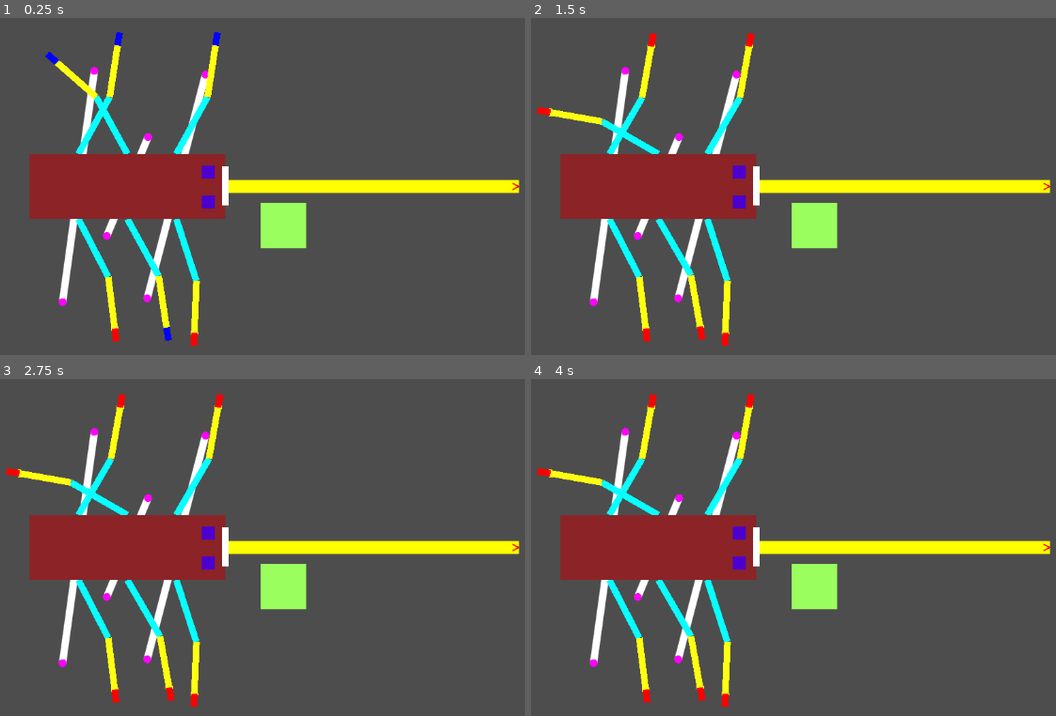
Above: before the commit, frames 1-4 (two rows, left to right).
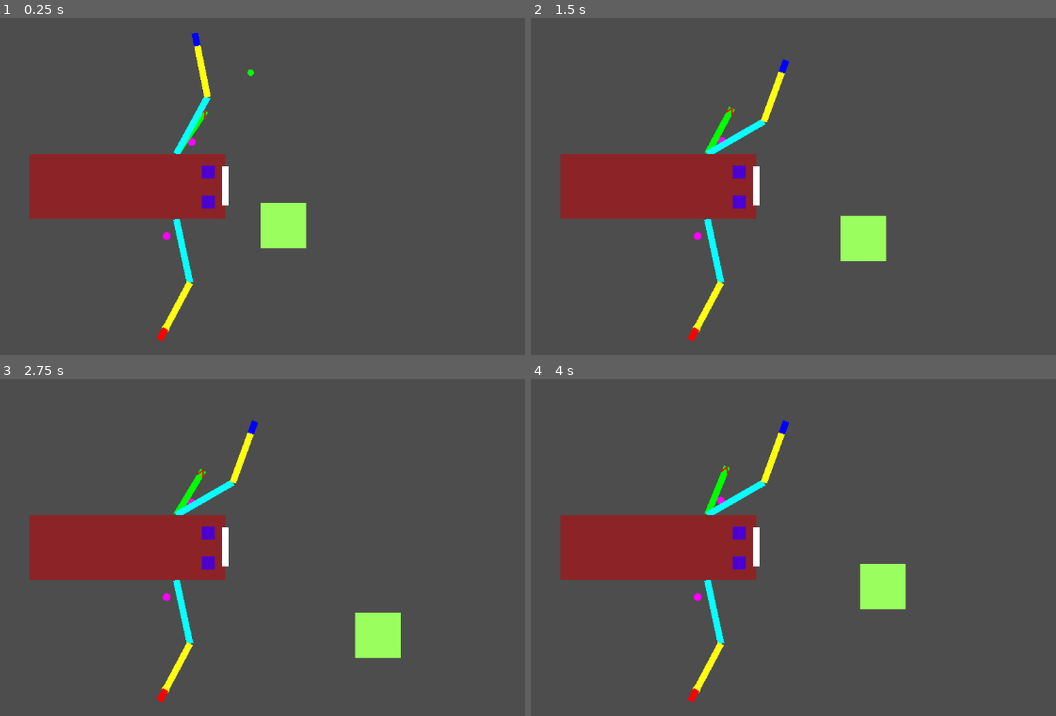
Above: after the commit, the same moments.

Repository: FrickHazard/silver-giggle
Game: Godot game, scene res://WIP_Scenes/bug.tscn
The game is run twice, just before and just after one commit, with the same random seed, the same clock (stepped at 60 frames per second) and the same inputs. This scene is started directly instead of the project's main scene.
Inputs (mouse positions are in pixels of both pictures, inside the frame that each line leads up to):
- Up to frame 1 (0.25 s): no input
- Up to frame 2 (1.5 s): move the mouse to (867, 166) at 0.52 s; hold Right (ui_right) 0.53-1.28 s; click (867, 166) at 0.67 s; move the mouse to (552, 206) at 1.27 s; hold Down (ui_down) from 1.28 s (still down); click (552, 206) at 1.42 s
- Up to frame 3 (2.75 s): move the mouse to (246, 453) at 2.02 s; release Down (ui_down) at 2.03 s; hold Right (ui_right) from 2.03 s (still down); click (246, 453) at 2.17 s
- Up to frame 4 (4 s): move the mouse to (662, 631) at 2.77 s; release Right (ui_right) at 2.78 s; hold Up (ui_up) 2.78-3.53 s; click (662, 631) at 2.92 s; move the mouse to (924, 611) at 3.52 s; hold Left (ui_left) from 3.53 s (still down); click (924, 611) at 3.67 s

The runs differ from the first frame. In frame 1, 7.1% of the frame differs, in the area x 8-99%, y 4-98%; in frame 2, 10%; in frame 3, 10%; in frame 4, 10%, in the area x 1-99%, y 4-98%.

Commit message:
Bunch of changes

Diff:
--- a/WIP_Scenes/Leg.gd
+++ b/WIP_Scenes/Leg.gd
@@ -2,21 +2,26 @@
 
 class_name SegmentLeg
 
-var EPS = 0.01
+var EPS = 10
 
 # Arm lengths
 @export var l1 = 100.0  # Length of the first segment (upper arm)
 @export var l2 = 80.0   # Length of the second segment (forearm)
 
 # Joint constraints in radians
-@export var shoulder_min = deg_to_rad(-30.0) # fowrard angle limit
-@export var shoulder_max = deg_to_rad(60.0) # backward angle limit
+@export var shoulder_min = deg_to_rad(-60.0) # fowrard angle limit
+@export var shoulder_max = deg_to_rad(30.0) # backward angle limit
 
-@export var elbow_min = deg_to_rad(-20.0)       # 0 degrees (straight arm)
-@export var elbow_max = deg_to_rad(20.0)     # 135 degrees bent
+@export var elbow_min = deg_to_rad(-40.0)       # 0 degrees (straight arm)
+@export var elbow_max = deg_to_rad(40.0)     # 135 degrees bent
 
 @export var shoulder_rotate_speed = 2
 @export var elbow_rotate_speed = 3
+
+@export var muscle_strength = 16
+
+var should_grab = false
+
 # Target to reach (set this to a position in your scene)
 var target_pos = null
 var is_grabbing: bool = false
@@ -27,11 +32,38 @@
 func _ready() -> void:
 	pass # Replace with function body.
 
+func draw_vector_head(start: Vector2, end: Vector2, arrow_size=10, arrow_width =5):
+	var direction = (end - start).normalized()
+	var perpendicular = Vector2(-direction.y, direction.x)
+
+	# Calculate the two points for the arrowhead lines
+	var arrow_point1 = end - (direction * arrow_size) + (perpendicular * arrow_width)
+	var arrow_point2 = end - (direction * arrow_size) - (perpendicular * arrow_width)
+
+	# Draw the arrowhead
+	draw_line(end, arrow_point1, Color(1, 0, 0), 2)  # Left side of arrow
+	draw_line(end, arrow_point2, Color(1, 0, 0), 2)  # Right side of arrow
+
+func draw_vector(start: Vector2, end: Vector2, color: Color = Color(1, 0, 0), width: float = 6, arrow_size: float =10, arrow_width: float =5):
+	# Draw the vector (main line)
+	draw_line(start, end, color, width)  # Red vector line
+
+	# Draw the vector head (arrow)
+	draw_vector_head(start, end, arrow_size, arrow_width)
+
+var vecs_to_draw = []
+var circle_buf = []
 func _draw() ->void:
-	draw_circle(to_local(target_pos), 6, Color(1, 0, 1))
+	if target_pos:
+		draw_circle(to_local(target_pos), 6, Color(1, 0, 1))
 	if grabbed_pos:
 		draw_circle(to_local(grabbed_pos), 6, Color(1, 1, 0))
-	pass
+	for c in circle_buf:
+		draw_circle(to_local(c[0]), c[1], c[2])
+	circle_buf = []
+	for vec in vecs_to_draw:
+		draw_vector(to_local(vec[0]), to_local(vec[1]), vec[2], vec[3])
+	vecs_to_draw = []
 
 func _process(delta):
 	if target_pos == null:
@@ -47,6 +79,8 @@
 		var angle2 = ik_result[1]
 		var actual_target = to_global(ik_result[2])
 
+		circle_buf.push_back([actual_target, 5, Color(0, 1, 0)])
+
 		# If we are grabbing then we assume external forces are rotating our joints freely
 		var grab_speed_modifier = 10000 if is_grabbing else 1
 
@@ -57,13 +91,39 @@
 		var p = grabbed_pos if grabbed_pos != null else actual_target
 
 		if p.distance_to($Femur/Tibia/Hand.global_position) < EPS:
-			is_grabbing = true
-			grabbed_pos = actual_target
+			if should_grab and not is_grabbing:
+				is_grabbing = true
+				grabbed_pos = actual_target
 		else:
 			is_grabbing = false
 			grabbed_pos = null
 
 		$Femur/Tibia/Hand.color = Color(1, 0, 0) if is_grabbing else Color(0, 0, 1)
+
+# Calculate where to place leg for direction of movement
+func set_ik_leg_target_for_step(global_target: Vector2):
+	var forward = Vector2.DOWN.rotated(global_rotation)
+	var leg_dir = Vector2.RIGHT.rotated(global_rotation)
+
+	var tangent = (global_target - global_position).normalized()
+	var normal1 = Vector2(tangent.y, -tangent.x)
+	var normal2 = normal1 * -1
+
+	var normal = normal1 if normal1.dot(leg_dir) > normal2.dot(leg_dir) else normal2
+
+	vecs_to_draw.push_back([global_position, global_position + normal * 80, Color(0, 1, 0), 10])
+	target_pos = global_position + (normal * 100 + forward * 50).normalized() * 30
+
+
+func get_force_dir():
+
+	var leg_right = (Vector2.UP * scale).rotated($Femur.global_rotation)
+
+	#var leg_tangent = (global_position - $Femur/Tibia.global_position).normalized()
+	#var normal1 = Vector2(leg_tangent.y, -leg_tangent.x)
+	#var normal2 = normal1 * -1
+	#var normal = normal1 if normal1.dot(leg_tangent) > normal2.dot(leg_tangent) else normal2
+	return leg_right
 
 # Inverse Kinematics Solver (2D two-segment arm)
 func solve_ik(base_pos: Vector2, target: Vector2, length1: float, length2: float) -> Array:
--- /dev/null
+++ b/WIP_Scenes/always_up.gd
@@ -0,0 +1,11 @@
+extends Camera2D
+
+
+# Called when the node enters the scene tree for the first time.
+func _ready() -> void:
+	pass # Replace with function body.
+
+
+# Called every frame. 'delta' is the elapsed time since the previous frame.
+func _process(delta: float) -> void:
+	global_rotation = 0
--- a/WIP_Scenes/bug.tscn
+++ b/WIP_Scenes/bug.tscn
@@ -1,15 +1,23 @@
-[gd_scene load_steps=4 format=3 uid="uid://duuv0jmitprcq"]
+[gd_scene load_steps=6 format=3 uid="uid://duuv0jmitprcq"]
 
+[ext_resource type="Script" path="res://WIP_Scenes/segment.gd" id="1_blear"]
+[ext_resource type="Script" path="res://WIP_Scenes/target.gd" id="1_lnskg"]
 [ext_resource type="Script" path="res://WIP_Scenes/Leg.gd" id="3_1kmad"]
-[ext_resource type="Script" path="res://WIP_Scenes/Segment.gd" id="4_8gklw"]
+[ext_resource type="Script" path="res://WIP_Scenes/always_up.gd" id="4_3byu1"]
 
 [sub_resource type="RectangleShape2D" id="RectangleShape2D_lk0lu"]
 size = Vector2(300, 100)
 
 [node name="Bug" type="Node2D"]
 
+[node name="Camera2D" type="Camera2D" parent="."]
+position = Vector2(65, 0)
+script = ExtResource("4_3byu1")
+
 [node name="Target" type="Node2D" parent="."]
 position = Vector2(239, 60)
+script = ExtResource("1_lnskg")
+speed = 100
 
 [node name="Polygon2D" type="Polygon2D" parent="Target"]
 scale = Vector2(35, 35)
@@ -20,17 +28,17 @@
 
 [node name="Segment1" type="RigidBody2D" parent="Bug" node_paths=PackedStringArray("target", "legs")]
 gravity_scale = 0.0
-script = ExtResource("4_8gklw")
+script = ExtResource("1_blear")
 target = NodePath("../../Target")
-legs = [NodePath("CollisionShape2D/RightLeg"), NodePath("CollisionShape2D/LeftLeg"), NodePath("CollisionShape2D/LeftLeg2"), NodePath("CollisionShape2D/RightLeg2"), NodePath("CollisionShape2D/LeftLeg3"), NodePath("CollisionShape2D/RightLeg3")]
+legs = [NodePath("CollisionShape2D/LeftLeg"), NodePath("CollisionShape2D/RightLeg")]
 
 [node name="CollisionShape2D" type="CollisionShape2D" parent="Bug/Segment1"]
 shape = SubResource("RectangleShape2D_lk0lu")
 
 [node name="LeftLeg" type="Polygon2D" parent="Bug/Segment1/CollisionShape2D"]
-position = Vector2(0, -50)
-rotation = 1.5708
-scale = Vector2(-1, 1)
+position = Vector2(75, -50)
+rotation = -1.57079
+scale = Vector2(1, -1)
 color = Color(0.070478, 0.21136, 0.24672, 1)
 script = ExtResource("3_1kmad")
 
@@ -49,7 +57,7 @@
 polygon = PackedVector2Array(0, -5, 0, 5, 20, 5, 20, -5)
 
 [node name="RightLeg" type="Polygon2D" parent="Bug/Segment1/CollisionShape2D"]
-position = Vector2(0, 50)
+position = Vector2(75, 50)
 rotation = 1.5708
 script = ExtResource("3_1kmad")
 
@@ -68,7 +76,8 @@
 polygon = PackedVector2Array(0, -5, 0, 5, 20, 5, 20, -5)
 
 [node name="LeftLeg2" type="Polygon2D" parent="Bug/Segment1/CollisionShape2D"]
-position = Vector2(75, -50)
+visible = false
+position = Vector2(0, -50)
 rotation = 1.5708
 scale = Vector2(-1, 1)
 color = Color(0.070478, 0.21136, 0.24672, 1)
@@ -89,7 +98,8 @@
 polygon = PackedVector2Array(0, -5, 0, 5, 20, 5, 20, -5)
 
 [node name="RightLeg2" type="Polygon2D" parent="Bug/Segment1/CollisionShape2D"]
-position = Vector2(75, 50)
+visible = false
+position = Vector2(0, 50)
 rotation = 1.5708
 script = ExtResource("3_1kmad")
 
@@ -108,6 +118,7 @@
 polygon = PackedVector2Array(0, -5, 0, 5, 20, 5, 20, -5)
 
 [node name="LeftLeg3" type="Polygon2D" parent="Bug/Segment1/CollisionShape2D"]
+visible = false
 position = Vector2(-75, -50)
 rotation = 1.5708
 scale = Vector2(-1, 1)
@@ -129,6 +140,7 @@
 polygon = PackedVector2Array(0, -5, 0, 5, 20, 5, 20, -5)
 
 [node name="RightLeg3" type="Polygon2D" parent="Bug/Segment1/CollisionShape2D"]
+visible = false
 position = Vector2(-75, 50)
 rotation = 1.5708
 script = ExtResource("3_1kmad")
@@ -146,9 +158,6 @@
 position = Vector2(80, 0.001)
 color = Color(0.258824, 1, 0.176471, 1)
 polygon = PackedVector2Array(0, -5, 0, 5, 20, 5, 20, -5)
-
-[node name="Camera2D" type="Camera2D" parent="Bug/Segment1"]
-position = Vector2(65, 0)
 
 [node name="BodyVisual" type="Polygon2D" parent="Bug/Segment1"]
 scale = Vector2(15, 5)
@@ -169,8 +178,3 @@
 position = Vector2(150, -1)
 scale = Vector2(0.5, 3)
 polygon = PackedVector2Array(-10, -10, 10, -10, 10, 10, -10, 10)
-
-[node name="joint_1_to_2" type="PinJoint2D" parent="."]
-node_a = NodePath("../Bug/Segment1")
-
-[node name="joint_2_to_3" type="PinJoint2D" parent="."]
--- a/WIP_Scenes/segment.gd
+++ b/WIP_Scenes/segment.gd
@@ -6,7 +6,7 @@
 
 @export var legs : Array[SegmentLeg] = [];
 
-@export var leg_grab_abandon_angle = deg_to_rad(80)
+@export var leg_grab_abandon_angle = deg_to_rad(140)
 
 
 func draw_vector_head(start: Vector2, end: Vector2, arrow_size=10, arrow_width =5):
@@ -28,68 +28,79 @@
 	# Draw the vector head (arrow)
 	draw_vector_head(start, end, arrow_size, arrow_width)
 
+var is_set_1_grabbing = true
+var set_1_legs = [0]
+var set_2_legs = [1]
+
 # Called when the node enters the scene tree for the first time.
 func _ready() -> void:
-	pass # Replace with function body.
+	if is_set_1_grabbing:
+		legs[0].should_grab = true
+	else:
+		legs[1].should_grab = true
 
 
 var vecs_to_draw = []
 func _draw():
-	draw_vector(Vector2(0,0), Vector2(600, 0), Color(1, 1, 0), 20)
-	var leg_groups = [
-		[legs[0], legs[1]],
-		[legs[2], legs[3]],
-		[legs[4], legs[5]]
-	]
-	for leg_g in leg_groups:
-		if leg_g[0].target_pos and leg_g[1].target_pos:
-			draw_line(to_local(leg_g[0].target_pos), to_local(leg_g[1].target_pos), Color(1,1,1), 10, true)
+	#draw_vector(Vector2(0,0), Vector2(600, 0), Color(1, 1, 0), 20)
+	#var leg_groups = [
+		#[legs[0], legs[1]],
+		#[legs[2], legs[3]],
+		#[legs[4], legs[5]]
+	#]
+	#for leg_g in leg_groups:
+		#if leg_g[0].target_pos and leg_g[1].target_pos:
+			#draw_line(to_local(leg_g[0].target_pos), to_local(leg_g[1].target_pos), Color(1,1,1), 10, true)
 
 	for vec in vecs_to_draw:
-		draw_vector(vec[0], vec[1], vec[2], vec[3])
+		draw_vector(to_local(vec[0]), to_local(vec[1]), vec[2], vec[3])
 	vecs_to_draw = []
 
 # Called every frame. 'delta' is the elapsed time since the previous frame.
 func _physics_process(delta: float) -> void:
 	queue_redraw()
+
+	linear_velocity *= (0.9);
+
 	var direction_to_target = (target.global_position - global_position).normalized()
 
+	for leg_index in (set_1_legs if is_set_1_grabbing else set_2_legs):
+		if !legs[leg_index].is_grabbing:
+			is_set_1_grabbing = !is_set_1_grabbing
+			if is_set_1_grabbing:
+				legs[0].should_grab = true
+				legs[1].should_grab = false
+			else:
+				legs[0].should_grab = false
+				legs[1].should_grab = true
+
+	#for leg in legs:
+		#if leg.is_grabbing and leg.should_grab:
+			#var dir_F = (legs[0].global_position - legs[0].get_node("./Femur/Tibia").global_position).normalized()
+			#dir_F = Vector2(dir_F.y, -dir_F.x)
+			#if dir_F.angle_to(direction_to_target) > leg_grab_abandon_angle:
+				#leg.is_grabbing = false
+
+
 	for leg in legs:
-		if leg.is_grabbing:
-			var dir_F = (legs[0].global_position - legs[0].get_node("./Femur/Tibia").global_position).normalized()
-			dir_F = Vector2(-dir_F.y, dir_F.x)
-			if dir_F.angle_to(direction_to_target) > leg_grab_abandon_angle:
-				leg.is_grabbing = false
-
-	var leg_groups = [
-		[legs[0], legs[1]],
-		[legs[2], legs[3]],
-		[legs[4], legs[5]]
-	]
-
-	for leg_g in leg_groups:
-		var leg1 = leg_g[0]
-		var leg2 = leg_g[1]
-		var segment_c =  (leg1.global_position + leg2.global_position)/2
-		var target_to_leg = (target.global_position  - segment_c).normalized()
-		var cros = Vector2(-target_to_leg.y, target_to_leg.x)
-		leg1.target_pos = leg1.global_position + cros * 130  * -1
-		leg2.target_pos = leg2.global_position + cros * 130 * 1
+		if !leg.is_grabbing:
+			leg.set_ik_leg_target_for_step(target.global_position)
+		#var leg1 = leg_g[0]
+		#var leg2 = leg_g[1]
+		#var segment_c =  (leg1.global_position + leg2.global_position)/2
+		#var target_to_leg = (target.global_position  - segment_c).normalized()
+		#var cros = Vector2(-target_to_leg.y, target_to_leg.x)
+		#leg1.target_pos = leg1.global_position + cros * 100  * -1
+		#leg2.target_pos = leg2.global_position + cros * 100 * 1
 
 	if Input.is_mouse_button_pressed(MOUSE_BUTTON_RIGHT):
 		for leg in legs:
 			if !leg.is_grabbing: continue
 
-			#
-			var dir_F = (legs[0].global_position - legs[0].get_node("./Femur/Tibia").global_position).normalized()
-			dir_F = Vector2(-dir_F.y, dir_F.x)
+			var dir_F = leg.get_force_dir()
 
-			# If the force is not towards the target don't activate the muscle
-			if dir_F.angle_to(direction_to_target) > leg_grab_abandon_angle:
-				continue
+			var F = dir_F * leg.muscle_strength
 
-			var F = dir_F * 4
+			vecs_to_draw.push_back([leg.global_position, leg.global_position + F * 40, Color(1, 0, 0), 10])
 
-			vecs_to_draw.push_back([to_local(leg.global_position), to_local(leg.global_position) + F * 40, Color(1, 0, 0), 10])
-
-			apply_force(F * 4, legs[0].global_position)
+			apply_force(F, legs[0].global_position)
--- /dev/null
+++ b/WIP_Scenes/target.gd
@@ -0,0 +1,22 @@
+extends Node2D
+
+@export var speed = 50
+
+# Called when the node enters the scene tree for the first time.
+func _ready() -> void:
+	pass # Replace with function body.
+
+
+# Called every frame. 'delta' is the elapsed time since the previous frame.
+func _process(delta: float) -> void:
+	var vec = Vector2(0, 0)
+	if Input.is_action_pressed("ui_right"):
+		vec.x += 1
+	if Input.is_action_pressed("ui_left"):
+		vec.x -= 1
+	if Input.is_action_pressed("ui_up"):
+		vec.y -= 1
+	if Input.is_action_pressed("ui_down"):
+		vec.y += 1
+	position += vec.normalized() * speed * delta
+		# Move right.
